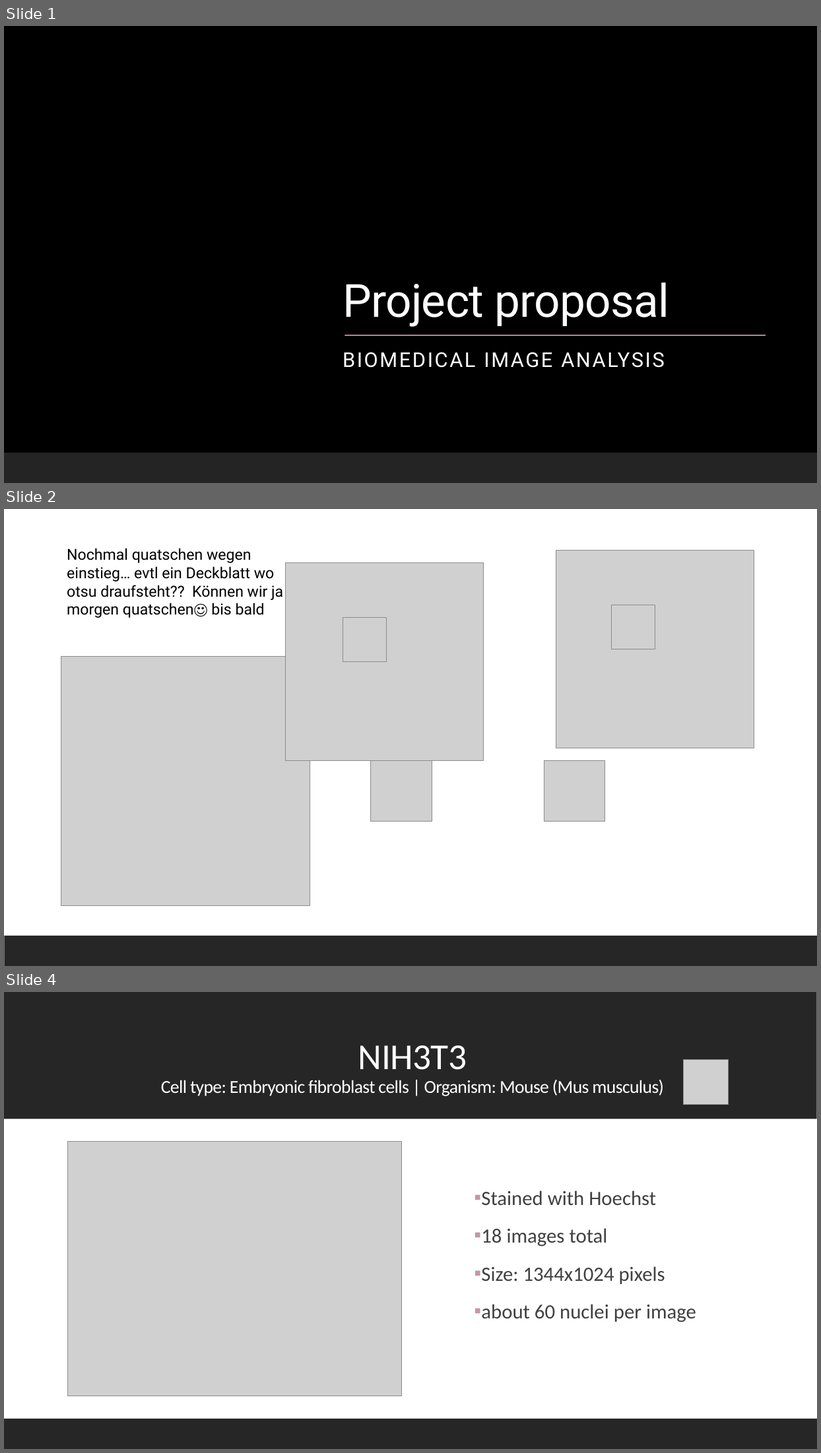
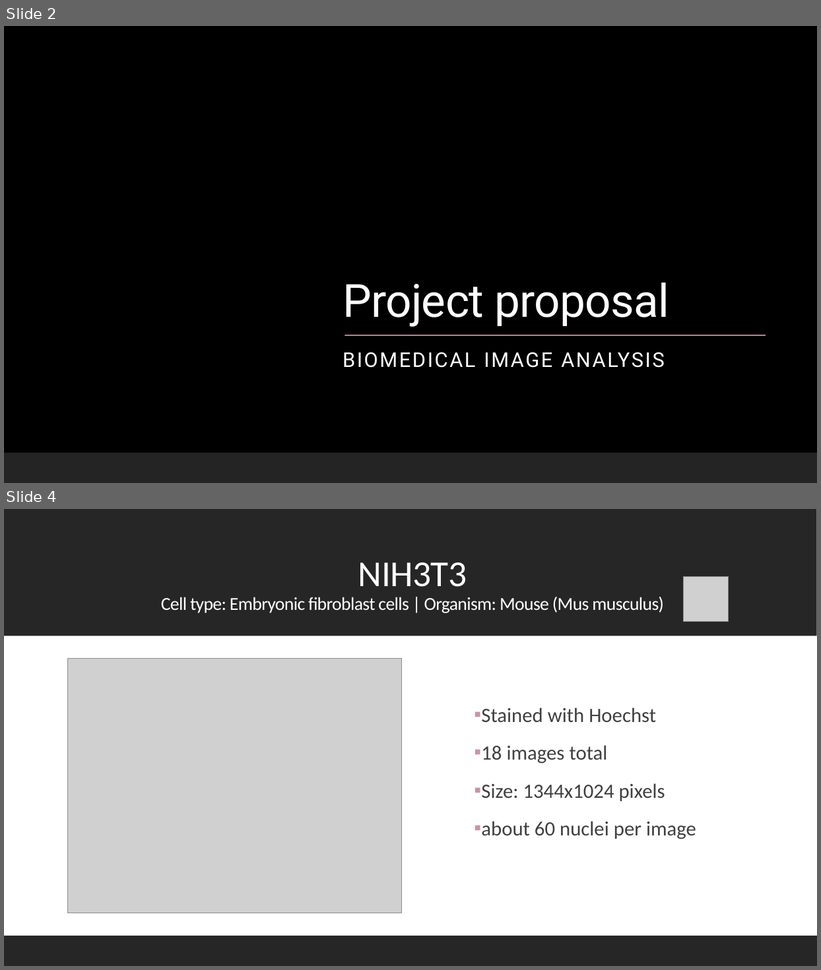
Before and after one commit to datascience-mobi-2022/2022-topic-01-team-04, a slide deck: presentation/layout(2).pptx. Shown one above the other, each under a label of ours: slides 1, 2 and 4 before the commit, slides 2 and 4 after it; the slides between them are not shown. The pictures are 821x1453 and 821x970 pixels, drawn with LibreOffice and Linux fonts; fonts in the diff are those of the drawing; grey boxes stand for pictures; background and template pictures are left out. Boxes give left, top, right and bottom in pixels: in the first picture for what was removed or moved away, otherwise in the second. Text is boxed around its words. In the diff, an @@ line names an element or a change of style, - is before the commit and + after.

```diff
--- a/presentation/layout(2).pptx
+++ b/presentation/layout(2).pptx
@@ slide 2 removed at (4, 509, 817, 966), background #FFFFFF; not listed: 1 template element that a slide beside it also shows @@
@@ text removed at (67, 548, 283, 618) @@
-Nochmal quatschen wegen einstieg… evtl ein Deckblatt wo otsu draufsteht?? Können wir ja morgen quatschen☺ bis bald
@@ picture removed at (285, 562, 483, 761) @@
@@ picture removed at (556, 550, 755, 748) @@
@@ picture removed at (612, 605, 655, 650) @@
@@ picture removed at (343, 618, 386, 661) @@
@@ picture removed at (61, 657, 310, 906) @@
@@ picture removed at (370, 761, 432, 822) @@
@@ picture removed at (544, 761, 605, 822) @@
@@ what was slide 1 is now slide 2 @@
```
Also in this commit, not shown: 7 slides changed, 1 slide added, 1 other slide removed.
